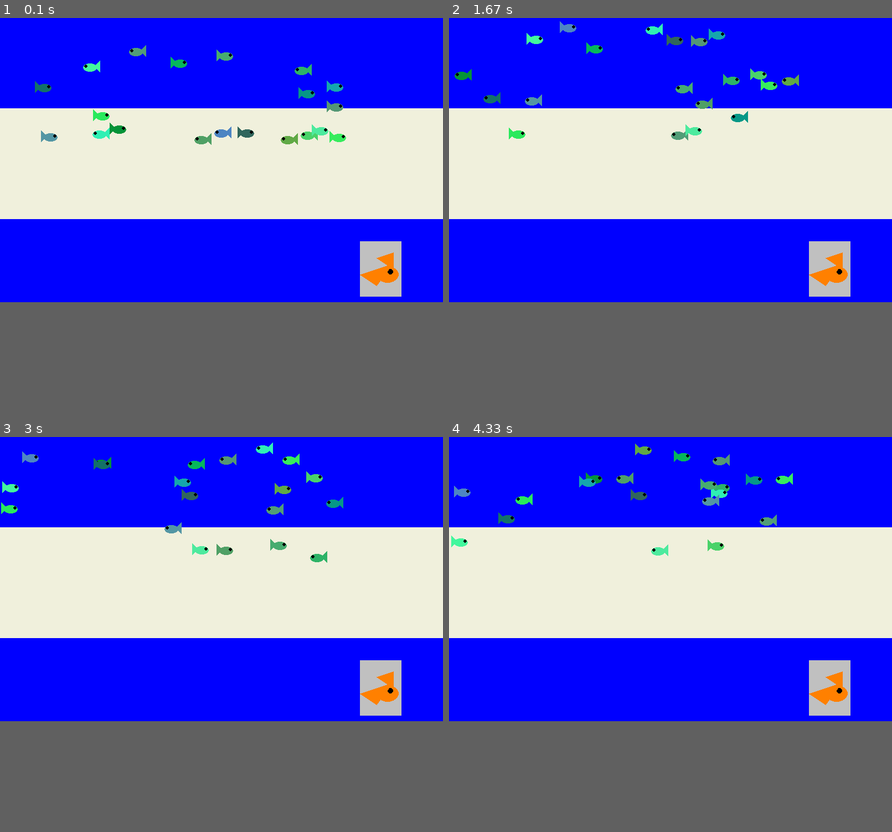
Above: before the commit, frames 1-4 (two rows, left to right).
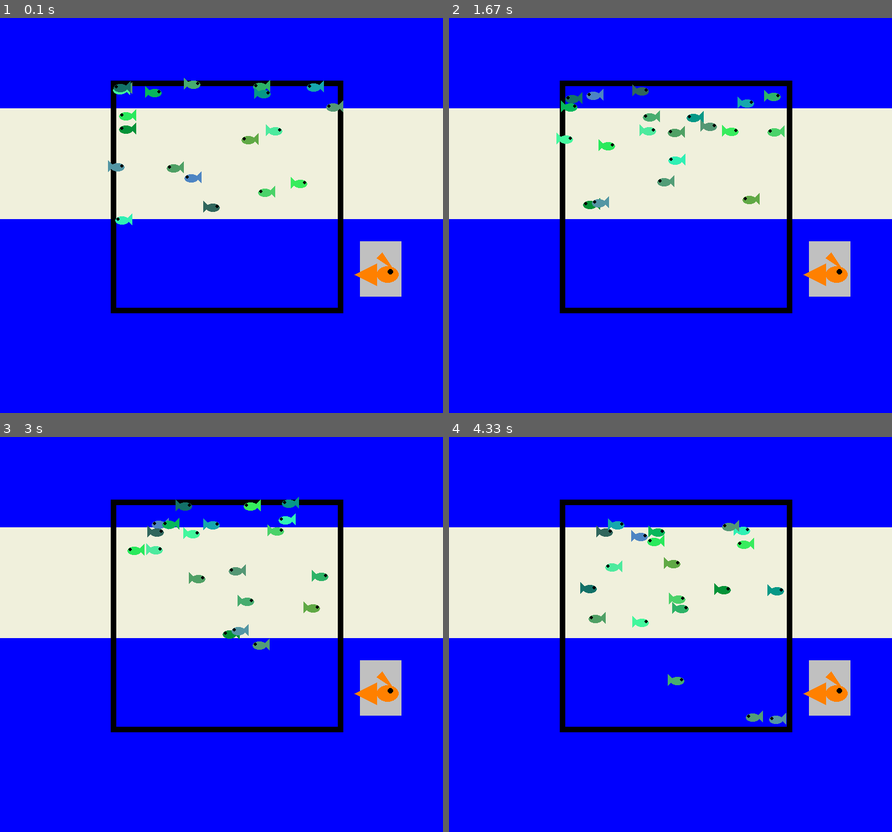
Above: after the commit, the same moments.

Repository: Lolmaster21/pygame
Game: pygame game, started from Fishing simulator.py
Two runs of this game, one before a commit and one after it. Both use one fixed random seed, a clock stepped at 60 frames per second and the inputs below.
Inputs:
- Up to frame 1 (0.1 s): no input
- Up to frame 2 (1.67 s): no input
- Up to frame 3 (3 s): no input
- Up to frame 4 (4.33 s): no input
The window is 800x600 before the commit and 800x800 after it. Grey fills any space a smaller window leaves; there, only what the larger window draws over its background counts as a difference.

The runs differ from the first frame. In frame 1, 5.2% of the frame differs, in the area x 7-89%, y 6-75%; in frame 2, 5.5%; in frame 3, 5.5%; in frame 4, 5.7%, in the area x 0-89%, y 1-75%.

Commit message:
Update Fishing simulator.py

Diff:
--- a/Fishing simulator.py
+++ b/Fishing simulator.py
@@ -4,7 +4,7 @@
 pygame.init()
 
 pygame.display.set_caption("fish")
-screen = pygame.display.set_mode((800, 600))
+screen = pygame.display.set_mode((800, 800))
 clock = pygame.time.Clock()
 
 #variables---------------
@@ -12,7 +12,7 @@
 
 class fish: #Fish variables
   def __init__(self):
-    self.xpos = random.randrange(0,700)
+    self.xpos = random.randrange(0,600)
     self.ypos = random.randrange(100,450)
     self.vx = random.randrange(-3,3)
     self.vy = random.randrange(-3,3)
@@ -22,6 +22,9 @@
     self.ticker = random.randrange(0,100)
     self.alive = True
     self.onHook = False
+    self.hunger = 200
+
+
 
   def draw(self): #How to draw the fish
     if self.alive is True:
@@ -33,19 +36,27 @@
          pygame.draw.ellipse(screen, (self.red,self.green,self.blue), (self.xpos, self.ypos, 25, 15))
          pygame.draw.circle(screen, (0, 0, 0), (self.xpos + 5, self.ypos + 5), 3)
          pygame.draw.polygon(screen, (self.red,self.green,self.blue), ((self.xpos + 20, self.ypos + 5), (self.xpos + 30, self.ypos - 5), (self.xpos + 30, self.ypos + 15)))
+  def hung(self):
+      while doExit == False:
+          if self.hunger > 0:
+              pygame.draw.rect(screen, (255,0,0), (20, 20, self.hunger, 20))
+              self.hunger -= 1
+          if self.hunger <=0:
+              self.hunger = 0
+
 
   def move(self):# Fish movements
     if self.xpos > 600:
       self.xpos = 600
       self.vx *= -1
-    if self.xpos < 0:
-      self.xpos = 0
+    if self.xpos < 200:
+      self.xpos = 200
       self.vx *= -1
-    if self.ypos > 300:
-      self.ypos = 300
+    if self.ypos > 600:
+      self.ypos = 600
       self.vy *= -1
-    if self.ypos < 100:
-      self.ypos = 100
+    if self.ypos < 200:
+      self.ypos = 200
       self.vy *= -1
     self.ticker+=1
     if self.ticker > 100:
@@ -87,16 +98,17 @@
   screen.fill((0, 0, 255))
   pygame.draw.rect(screen, (240,240,220), (0, 250, 800, 200))#Ocean floor
   pygame.draw.rect(screen, (192,192,192), (650, 490, 75, 100))#Fish food
+
+  pygame.draw.rect(screen, (0,0,0), (200, 200, 420, 420),10)
   #fish logo
   pygame.draw.ellipse(screen, (255, 128, 0), (680, 535, 40, 30))
   pygame.draw.ellipse(screen, (0,0,0), (700, 540, 10, 10))
-  pygame.draw.polygon(screen, (255, 128, 0), ((710,510), (680, 520), (710, 540)))
-  pygame.draw.polygon(screen, (255, 128, 0), ((710,530), (650, 550), (680, 570)))
+  pygame.draw.polygon(screen, (255, 128, 0), ((690,510), (680, 520), (710, 540)))
+  pygame.draw.polygon(screen, (255, 128, 0), ((680,530), (640, 550), (680, 570)))
 
 
   for i in range(20):
     school[i].draw()
-
   pygame.display.flip()
 
 #end game loop------------------------------------
